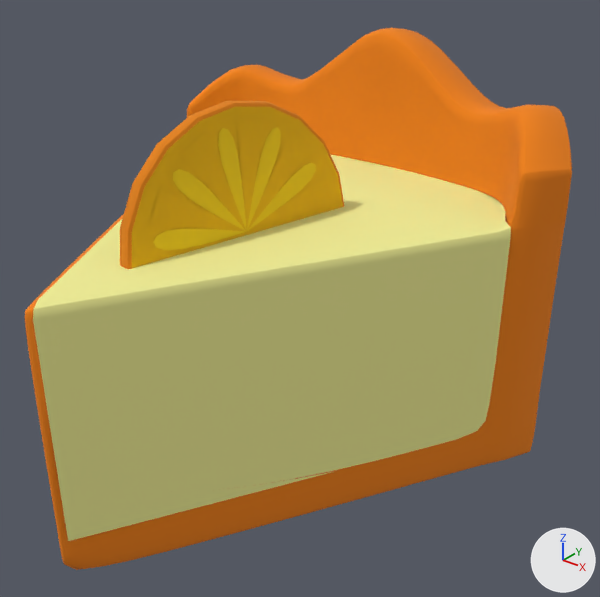
Two versions of the FBX model assets/model/res/dangao/dangao.fbx, one commit apart.
Before and after are seen from a camera (50 mm lens) standing at (0.0322, -0.1012, 0.0624) and looking at (0.01, -0.0734, 0.0452). Every picture has the same lights, and +X, +Y and +Z are marked at lower right. Where no turn or scale is listed for an object, it has been applied to the vertices.
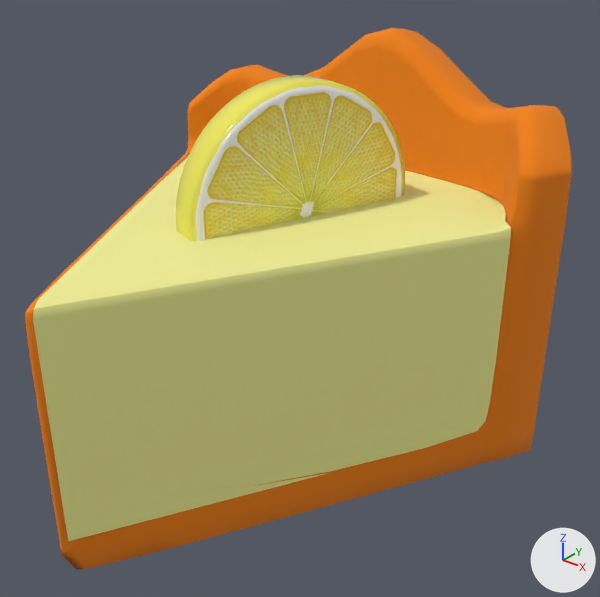
The newer file is also turned or shifted as a whole; pictures and numbers use the older file's frame.

Boxes [x1, y1, x2, y2] around the edits, measured in the pictures (600 x 597 px):
'pCylinder1', added (yellow): after [175, 75, 405, 242]
'polySurface13', deleted (yellow): before [150, 118, 330, 232]
'polySurface12', deleted (yellow): before [132, 107, 343, 268]
'polySurface14', deleted (yellow): before [153, 127, 316, 250]
'polySurface10', deleted (orange): before [120, 101, 344, 269]
part 1 of me_mesh_001, cut back: before [25, 28, 572, 570]; after [25, 210, 567, 313]
part 2 of me_mesh, shading changed: [33, 171, 511, 541] in both

What changed in the scene script:
```text
Add img_f7ef34cd9eec2e3723a585530dd1de5_jpg:
    img_f7ef34cd9eec2e3723a585530dd1de5_jpg = load_image('f7ef34cd9eec2e3723a585530dd1de5.jpg', '_unpacked/f7ef34cd9eec2e3723a585530dd1de5.jpg', 500, 500, 'sRGB')
Add mat_aistandardsurface10:
    mat_aistandardsurface10 = principled_material('aiStandardSurface10')
    mat_aistandardsurface10.texture = img_f7ef34cd9eec2e3723a585530dd1de5_jpg
    mat_aistandardsurface10.roughness = 0.1
Change me_mesh:
    where me_mesh.from_pydata(...)  # 24 vertices, 16 faces; spans x -0.0625..-0.0427, y -0.1136..-0.0918, z 0.0387..0.0495
    used by ob_polysurface8; location = (0.06083, 0.02707, 0.0)
    me_mesh part 2: edges marked sharp go from 18 to 2
Change me_mesh_001:
    used by ob_polysurface7; location = (0.00801, -0.07421, 0.04744)
    remove me_mesh_001.from_pydata(...)  # 1962 vertices, 1922 faces; spans x -0.0115..0.0115, y -0.0125..0.0125, z -0.0111..0.0089
    add me_mesh_001.from_pydata(...)  # 766 vertices, 743 faces; spans x -0.0115..0.0115, y -0.0125..0.0125, z -0.0111..0.0089
    me_mesh_001 part 1: 2 vertices moved within x 0.0..0.0115, y -0.0123..0.0079, z 0.0017..0.0018; 1196 vertices removed from x -0.0115..0.0115, y -0.0125..0.0125, z -0.0111..0.0088
Add me_mesh_002_1:
    me_mesh_002_1.from_pydata(...)  # 402 vertices, 400 faces; spans x -0.00258..0.00258, y -0.00562..0.00562, z -0.00569..0.00569
    me_mesh_002_1.materials.append(mat_aistandardsurface10)  # picture img_f7ef34cd9eec2e3723a585530dd1de5_jpg
Remove ob_polysurface14:
    ob_polysurface14 = bpy.data.objects.new('polySurface14', me_mesh_005)
    ob_polysurface14.location = (0.00931, -0.07658, 0.04906)
Remove ob_polysurface13:
    ob_polysurface13 = bpy.data.objects.new('polySurface13', me_mesh_004)
    ob_polysurface13.location = (0.00931, -0.07658, 0.04906)
Remove ob_polysurface12:
    ob_polysurface12 = bpy.data.objects.new('polySurface12', me_mesh_002)
    ob_polysurface12.location = (0.00931, -0.07658, 0.04906)
Remove ob_polysurface10:
    ob_polysurface10 = bpy.data.objects.new('polySurface10', me_mesh_003)
    ob_polysurface10.location = (0.00931, -0.07658, 0.04906)
Add ob_pcylinder1:
    ob_pcylinder1 = bpy.data.objects.new('pCylinder1', me_mesh_002_1)
    ob_pcylinder1.location = (0.00952, -0.07305, 0.04969)
```
